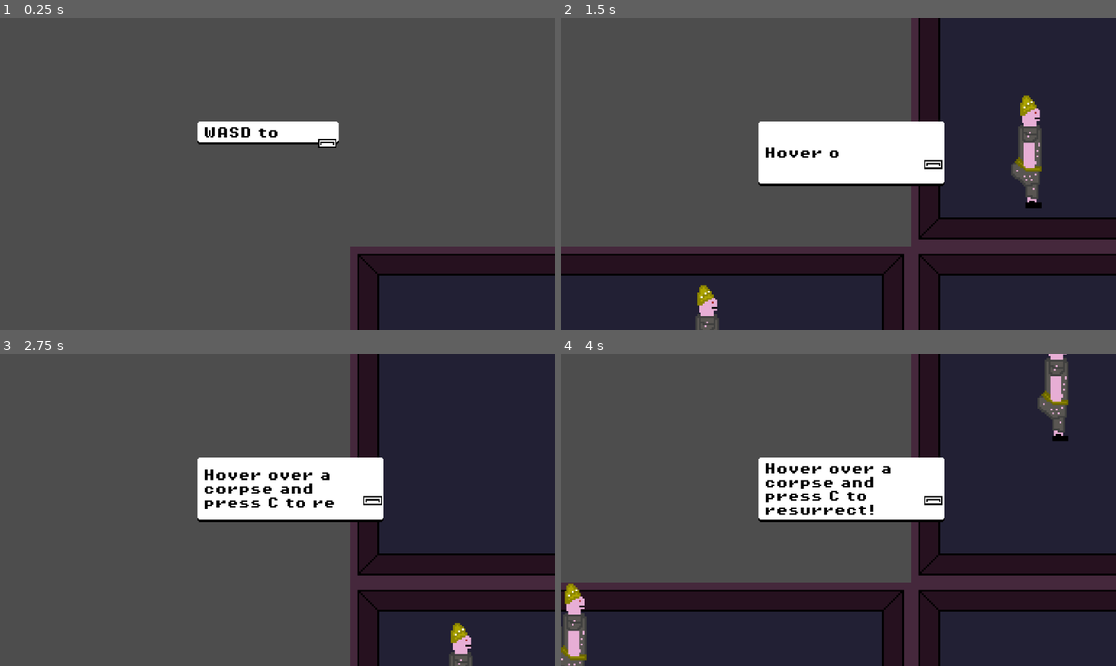
Above: before the commit, frames 1-4 (two rows, left to right).
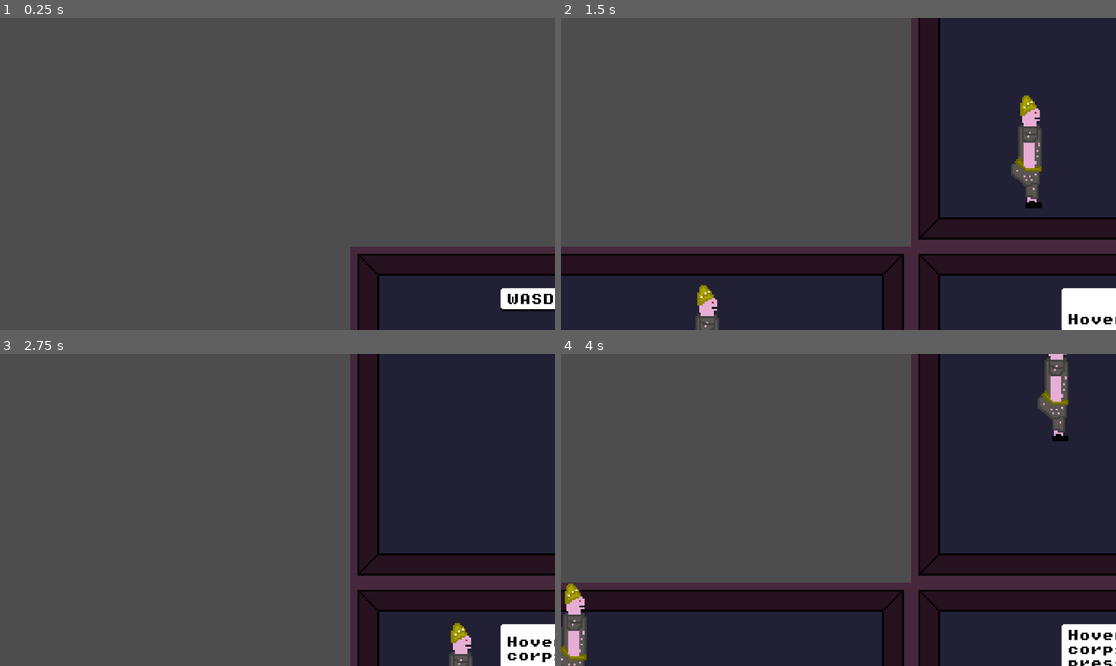
Above: after the commit, the same moments.

Repository: ReneZwiletitsch/PirateJam16
Game: Godot game, scene res://game.tscn
The game is run twice, just before and just after one commit, with the same random seed, the same clock (stepped at 60 frames per second) and the same inputs.
Inputs (mouse positions are in pixels of both pictures, inside the frame that each line leads up to):
- Up to frame 1 (0.25 s): no input
- Up to frame 2 (1.5 s): tap Enter at 0.5 s; move the mouse to (960, 158) at 0.52 s; press the mouse at (960, 158) at 0.53 s; hold D (right) 0.53-1.28 s; tap E (test) at 0.8, 1.35 s; tap Space (advance_dialogue) at 1.25 s; move the mouse to (727, 189) at 1.27 s; release the mouse at (727, 189) at 1.28 s; hold S (down) from 1.28 s (still down)
- Up to frame 3 (2.75 s): click (166, 525) at 1.55 s; move the mouse to (333, 441) at 2.02 s; release S (down) at 2.03 s; hold D (right) from 2.03 s (still down); hold Space (advance_dialogue) from 2.03 s (still down); tap E (test) at 2.3 s
- Up to frame 4 (4 s): tap C (necromancy) at 2.75, 3.5 s; move the mouse to (810, 572) at 2.77 s; release D (right) at 2.78 s; release Space (advance_dialogue) at 2.78 s; hold W (up) 2.78-3.53 s; click (810, 572) at 2.85 s; move the mouse to (1005, 556) at 3.52 s; hold A (left) from 3.53 s (still down); hold C (necromancy) from 3.53 s (still down); tap E (test) at 3.8 s

The runs differ from the first frame. In frame 1, 2.6% of the frame differs, in the area x 35-100%, y 33-94%; in frame 2, 8.2%, in the area x 35-100%, y 33-100%; in frame 3, 8.1%; in frame 4, 8.1%.
Error in both runs: Invalid access to property or key 'current_char' on a base object of type 'Nil'. (res://map.gd:40)

Commit message:
bossfight cinematic and where body wants to go

Diff:
--- a/piratejam16/Scenes/text_box.tscn
+++ b/piratejam16/Scenes/text_box.tscn
@@ -43,6 +43,7 @@
 }
 
 [node name="TextBox" type="MarginContainer"]
+z_index = 9
 offset_right = 32.0
 offset_bottom = 32.0
 scale = Vector2(0.4, 0.4)
--- a/piratejam16/game.tscn
+++ b/piratejam16/game.tscn
@@ -47,7 +47,7 @@
 
 [node name="Player" parent="." instance=ExtResource("2_ny7hd")]
 visible = false
-position = Vector2(-23, -12)
+position = Vector2(144, 80)
 
 [node name="Camera2D" type="Camera2D" parent="."]
 position = Vector2(-24, -8)
--- a/piratejam16/levels/level.gd
+++ b/piratejam16/levels/level.gd
@@ -20,6 +20,7 @@
 
 var num_enemies: int = 2;
 var num_dead_bodies: int = 0;
+var frames_since_targeting :=1
 
 
 
@@ -41,7 +42,8 @@
 			var instance = scene.instantiate()
 			instance.rotate(PI/2)
 			instance.set_scale(Vector2(0.7,0.7))
-			instance.position = Singleton.player_position
+			instance.position = Singleton.player_position + Vector2(-10,-30)
+			print(Singleton.player_position)
 			add_child(instance,true)
 			Singleton.staff_instance = instance
 
@@ -52,6 +54,29 @@
 		if not alive_check:
 			Singleton.game_lost = true
 			print("YOU DIED")
+
+
+
+
+func _physics_process(delta):
+	if Singleton.current_character and frames_since_targeting %60 ==0:
+		var shortest_distance=9999
+		var closest_enemy = null
+		for i in Singleton.all_ai_char_instances:
+			if not i.playercontrol and not i.dead:
+				if (i.global_position-Singleton.current_character.global_position).length() < shortest_distance:
+					shortest_distance = (i.global_position-Singleton.current_character.global_position).length()
+					closest_enemy = i
+		if closest_enemy:
+			print("###################")
+			print(closest_enemy.global_position)
+			print((closest_enemy.global_position-Singleton.current_character.global_position).length())
+			Singleton.current_character.movement_target_position  = closest_enemy.global_position
+		frames_since_targeting = 1
+	else:
+		frames_since_targeting +=1
+
+
 
 
 func _input(event):
@@ -185,13 +210,12 @@
 		Singleton.current_character.current_char.dex = Singleton.curr_char_stats[2]
 		Singleton.current_character.current_char.willpower = Singleton.curr_char_stats[3]
 		Singleton.current_character.current_char.curr_hp = Singleton.curr_char_stats[4]
-		Singleton.curr_char_stats = null
 
 	#in the first room, spawn 3 dead bodies and an enemy
 	if Singleton.curr_char_stats:
 		for i in range(3):
 			inst.spawn_enemy(true)
-		Singleton.player_position = Vector2(bounds.size.x, bounds.size.y)*8
+		Singleton.player_position = Vector2(bounds.size.x, bounds.size.y)*8 + Vector2(20,40)
 		inst.spawn_enemy(false)
 		Singleton.curr_char_stats = null
 	#in the other ones, spawn as specified at the top
--- a/piratejam16/player.tscn
+++ b/piratejam16/player.tscn
@@ -1,14 +1,8 @@
-[gd_scene load_steps=3 format=3 uid="uid://cl0f7pp1rg8h1"]
+[gd_scene load_steps=2 format=3 uid="uid://cl0f7pp1rg8h1"]
 
 [ext_resource type="Script" path="res://scripts/player.gd" id="1_ol2ut"]
-
-[sub_resource type="RectangleShape2D" id="RectangleShape2D_eu7ag"]
-size = Vector2(10, 15)
 
 [node name="Player" type="CharacterBody2D"]
 script = ExtResource("1_ol2ut")
 
-[node name="CollisionShape2D" type="CollisionShape2D" parent="."]
-shape = SubResource("RectangleShape2D_eu7ag")
-
 [connection signal="ready" from="." to="." method="_on_ready"]
--- a/piratejam16/scripts/Singleton.gd
+++ b/piratejam16/scripts/Singleton.gd
@@ -41,7 +41,7 @@
 	if current_player_hp <=0:
 		current_player_hp = 0
 		player_died = true
-	print("player hp: ",current_player_hp)
+	#print("player hp: ",current_player_hp)
 
 
 
@@ -50,4 +50,4 @@
 	if boss_hp <=0:
 		boss_hp = 0
 		boss_defeated = true
-	print("boss hp: ",boss_hp)
+	#print("boss hp: ",boss_hp)
--- a/piratejam16/scripts/ai_char.gd
+++ b/piratejam16/scripts/ai_char.gd
@@ -232,7 +232,6 @@
 
 		#temp, replace by logic where the player's body wants to go
 		else:
-			movement_target_position = Vector2(0.0,0.0)
 			set_movement_target(movement_target_position)
 
 
@@ -244,10 +243,10 @@
 					attack()
 
 			#if we are the player and at ai's target, stop ai input
-			elif playercontrol and current_agent_position.distance_to(Vector2(0.0,0.0))<attack_range:
+			elif playercontrol and current_agent_position.distance_to(movement_target_position)<attack_range:
 				AI_input = Vector2(0,0)
 
-		if current_agent_position.distance_to(movement_target_position)>Singleton.aggro_range:
+		if current_agent_position.distance_to(movement_target_position)>(Singleton.aggro_range + int(playercontrol)*100): #YES I AM USING A BOOLEAN AS A NUMBER. DON'T WORRY ABOUT IT
 			AI_input = Vector2(0,0)
 	else:
 		AI_input = Vector2(0,0)
--- a/piratejam16/scripts/boss_fight.gd
+++ b/piratejam16/scripts/boss_fight.gd
@@ -20,15 +20,15 @@
 
 
 
-
-
-
-
-
-
 # Called when the node enters the scene tree for the first time.
 func _ready() -> void:
+	#camera zooms into necromancer
+	var x = -100
+	var y = 100
+	$Camera2D.set_position(Vector2(x,y))
+	$Camera2D.zoom = Vector2(5,5)
 
+	Singleton.aggro_range = 9999999
 	#temp, just for debugging
 	Singleton.chars_for_boss_fight = [[2, 81, 98, 0.14359773695469, 76], [5, 66, 75, 0.10738767683506, 10], [3, 64, 2, 0.1 …(262 unchanged characters)…
 
@@ -46,21 +46,25 @@
 	spawn_boss()
 	#zoomed in at necromancer dead
 	spawn_necromancer()
-	await get_tree().create_timer(3).timeout
+	await get_tree().create_timer(2).timeout
+	necromancer_instance.dead = false
+	#necromancer stands up
+	print("TEMP necromancer revived")
+
+	await get_tree().create_timer(2).timeout
+
+	#zoom out, bbeg becomes visible
+	var start_zoom = 5
+	var end_zoom = 3.765
+	for i in range(300):
+		await get_tree().create_timer(0.01).timeout
+		$Camera2D.set_position(Vector2(x-i*x/300,y-i*y/300))
+		$Camera2D.zoom = Vector2(start_zoom+ (end_zoom-start_zoom)*i/300.0,start_zoom+ (end_zoom-start_zoom)*i/300.0)
 
 
 
-
-	#necromancer stands up
-	necromancer_instance.dead = false
-
-
-	#zoom out, bbeg becomes visible
-
-	#necromancer summons characters and fight starts
-
-
-
+	await get_tree().create_timer(2).timeout
+	print("TEMP necromancer summons characters")
 
 	var ai_counter :=0
 	Singleton.player_position = Vector2(0,300)
@@ -72,6 +76,11 @@
 			ai_counter += 1
 			print(ai_counter)
 
+	await get_tree().create_timer(2).timeout
+	print("fight starts")
+	Singleton.current_character=boss_instance
+
+
 
 
 func spawn_boss():
@@ -79,7 +88,6 @@
 	var scene = preload("res://Scenes/AIChar.tscn")
 	var x = 0
 	var y = -100
-
 	var instance = scene.instantiate()
 	instance.position = Vector2(x,y)
 	add_child(instance,true)
@@ -88,7 +96,6 @@
 	instance.current_char.dex = 10
 	instance.player_attack_woundup.connect(player_attack)
 	boss_instance = instance
-	Singleton.current_character=instance
 	Singleton.current_player_strenght = instance.current_char.strenght
 
 
@@ -112,13 +119,9 @@
 
 func spawn_ai_char(dead,fully_dead):
 	print("spawning")
-	var rng = RandomNumberGenerator.new()
 	var scene = preload("res://Scenes/AIChar.tscn")
-	var x_rand = rng.randf_range(-100, 100)
-	var y_rand = rng.randf_range(-100, 100)
-
 	var instance = scene.instantiate()
-	instance.position = Vector2(x_rand,y_rand)
+	instance.position = Vector2(1000,1000)
 	add_child(instance,true)
 	all_ai_char_instances.append(instance)
 
@@ -163,7 +166,9 @@
 
 
 func second_phase():
-	print("all ai dead, starting second phase")
+	print("TEMP all ai dead, starting second phase")
+	await get_tree().create_timer(2).timeout
+	Singleton.current_character=boss_instance
 	necromancer_instance.playercontrol = true
 	necromancer_instance.current_char.willpower = 0
 	Singleton.current_player_hp = necromancer_instance.current_char.max_hp
Not shown, added: piratejam16/Scenes/Bos7651.tmp
